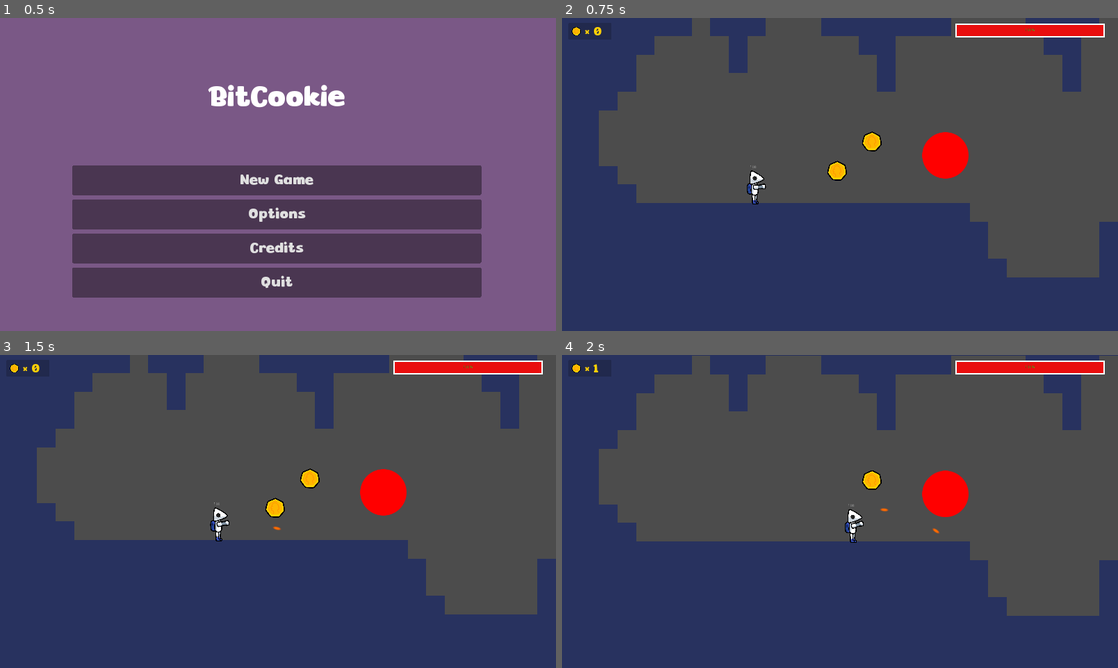
Above: before the commit, frames 1-4 (two rows, left to right).
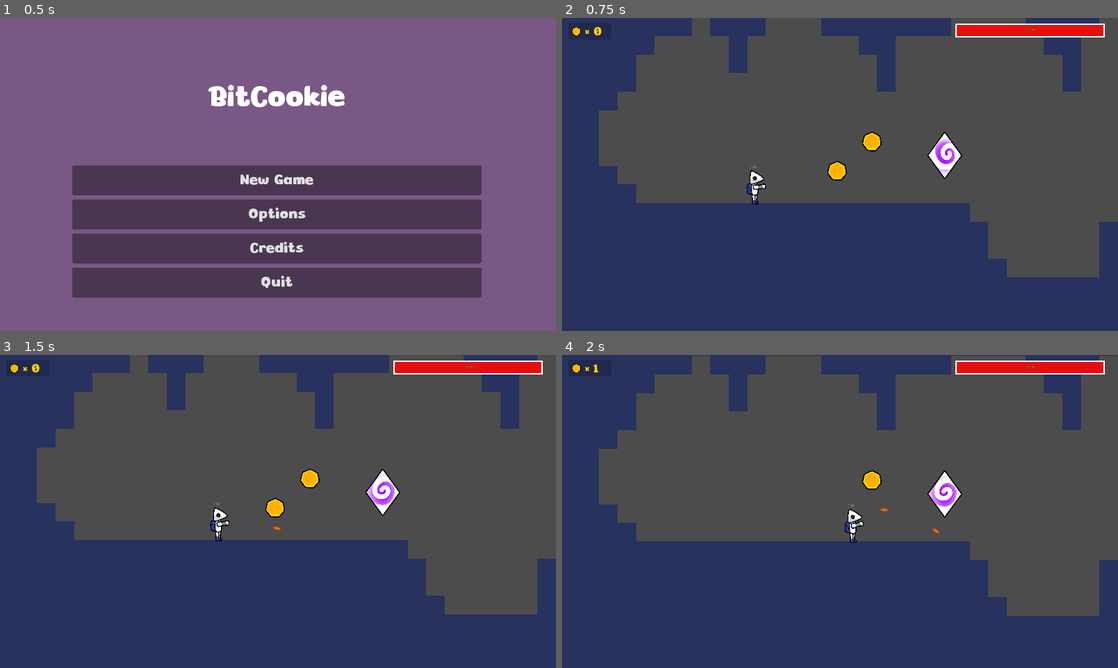
Above: after the commit, the same moments.

Repository: Addcrypto/Bit-Cookie
Game: Godot game, scene res://src/menus/MainMenu.tscn
Same seed, same stepped clock (60 frames per second), same inputs: the game is played once before the commit and once after it.
Inputs (mouse positions are in pixels of both pictures, inside the frame that each line leads up to):
- Up to frame 1 (0.5 s): no input
- Up to frame 2 (0.75 s): click "New Game" at 0.5 s
- Up to frame 3 (1.5 s): tap Enter at 1.25 s; move the mouse to (400, 495) at 1.27 s; press the mouse at (400, 495) at 1.28 s; hold D (move_right) from 1.28 s (still down)
- Up to frame 4 (2 s): keep holding D (move_right); tap Space (jump) at 1.52 s

Frame 1 is identical in both runs. In frame 2, 1.0% of the frame differs, in the area x 64-74%, y 36-52%; in frame 3, 1.0%; in frame 4, 1.0%.

Commit message:
Portal graphic

Diff:
--- a/src/prefabs/Portal.tscn
+++ b/src/prefabs/Portal.tscn
@@ -1,10 +1,58 @@
-[gd_scene load_steps=4 format=2]
+[gd_scene load_steps=13 format=2]
 
 [ext_resource path="res://src/scripts/Portal.gd" type="Script" id=1]
-[ext_resource path="res://assets/items/SimpleCoin.png" type="Texture" id=2]
+[ext_resource path="res://assets/items/Portal.png" type="Texture" id=2]
 
 [sub_resource type="CircleShape2D" id=1]
 radius = 102.313
+
+[sub_resource type="AtlasTexture" id=2]
+flags = 4
+atlas = ExtResource( 2 )
+region = Rect2( 0, 0, 624, 624 )
+
+[sub_resource type="AtlasTexture" id=3]
+flags = 4
+atlas = ExtResource( 2 )
+region = Rect2( 624, 0, 624, 624 )
+
+[sub_resource type="AtlasTexture" id=4]
+flags = 4
+atlas = ExtResource( 2 )
+region = Rect2( 1248, 0, 624, 624 )
+
+[sub_resource type="AtlasTexture" id=5]
+flags = 4
+atlas = ExtResource( 2 )
+region = Rect2( 1872, 0, 624, 624 )
+
+[sub_resource type="AtlasTexture" id=6]
+flags = 4
+atlas = ExtResource( 2 )
+region = Rect2( 0, 624, 624, 624 )
+
+[sub_resource type="AtlasTexture" id=7]
+flags = 4
+atlas = ExtResource( 2 )
+region = Rect2( 624, 624, 624, 624 )
+
+[sub_resource type="AtlasTexture" id=8]
+flags = 4
+atlas = ExtResource( 2 )
+region = Rect2( 1248, 624, 624, 624 )
+
+[sub_resource type="AtlasTexture" id=9]
+flags = 4
+atlas = ExtResource( 2 )
+region = Rect2( 1872, 624, 624, 624 )
+
+[sub_resource type="SpriteFrames" id=10]
+animations = [ {
+"frames": [ SubResource( 2 ), SubResource( 3 ), SubResource( 4 ), SubResource( 5 ), SubResource( 6 ), SubResource( 7 ), SubResource( 8 ), SubResource( 9 ) ],
+"loop": true,
+"name": "idle",
+"speed": 15.0
+} ]
 
 [node name="Portal" type="Area2D"]
 script = ExtResource( 1 )
@@ -12,9 +60,11 @@
 [node name="CollisionShape2D" type="CollisionShape2D" parent="."]
 shape = SubResource( 1 )
 
-[node name="Sprite" type="Sprite" parent="."]
-modulate = Color( 1, 0, 0, 1 )
-scale = Vector2( 1.25, 1.25 )
-texture = ExtResource( 2 )
+[node name="Sprite" type="AnimatedSprite" parent="."]
+scale = Vector2( 0.3, 0.3 )
+frames = SubResource( 10 )
+animation = "idle"
+frame = 4
+playing = true
 
 [connection signal="body_entered" from="." to="." method="_on_Portal_body_entered"]
Binary file added: assets/items/Portal.png
Not shown, added: assets/items/Portal.png.import
Not shown, changed: assets/Sketchpage.afdesign
